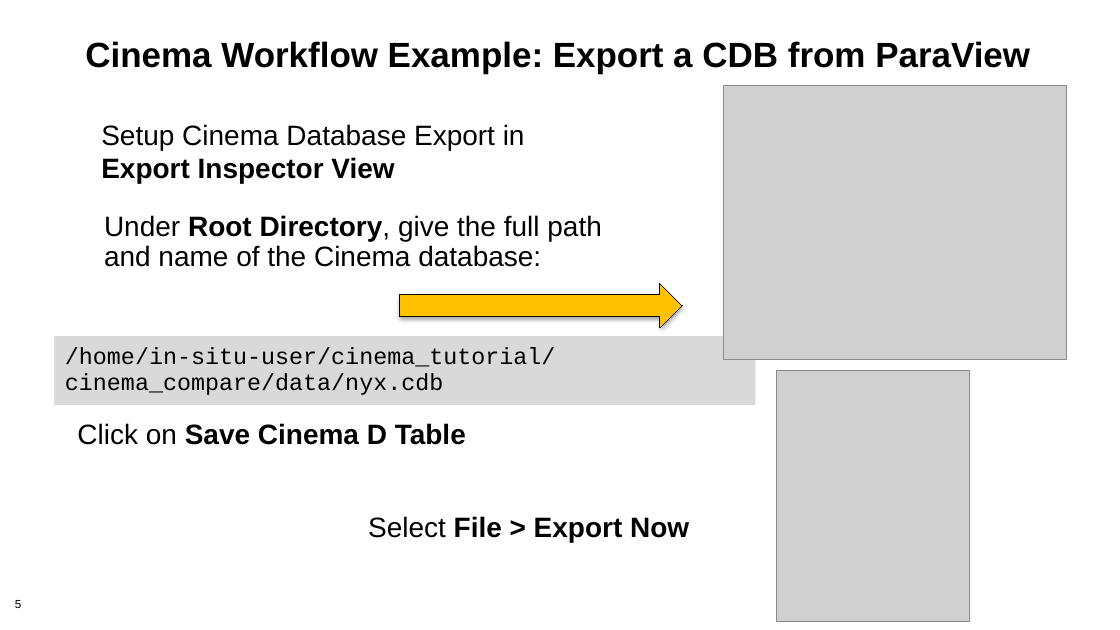
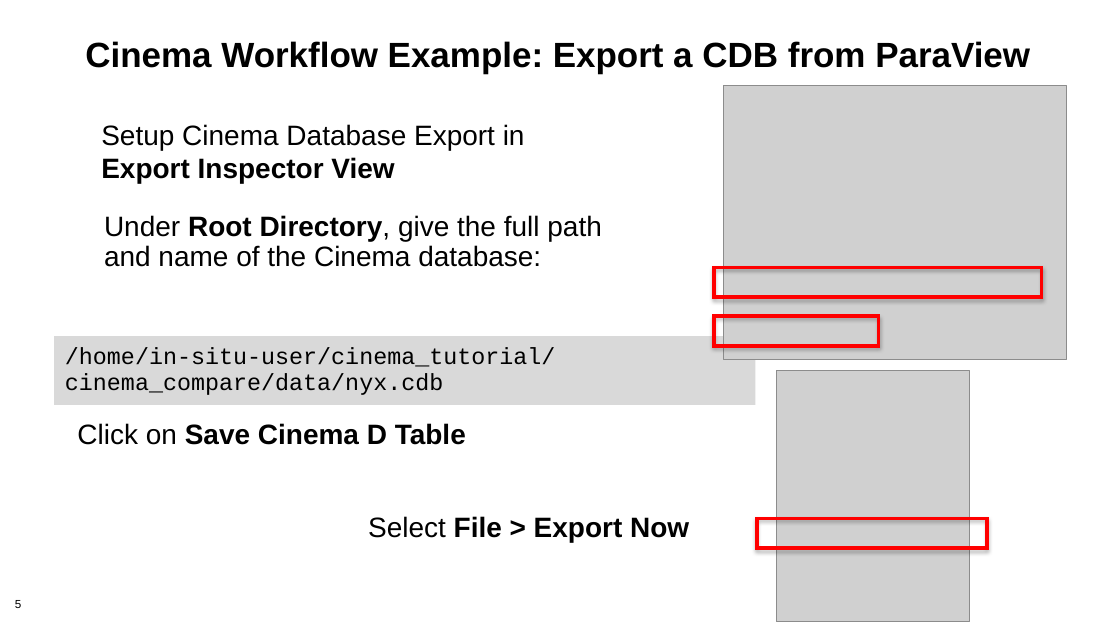
Before and after one commit to cinemascience/cinema_tutorial_slides, a slide deck: slide 5 of 2019-11_SC19/workflow_powerpoint/Cinema_Workflow_PV_Export.pptx. Drawn at 1120x630 pixels with LibreOffice and Linux fonts; fonts in the diff are those of the drawing; grey boxes stand for pictures; background and template pictures are left out. Boxes give left, top, right and bottom in pixels: in the first picture for what was removed or moved away, otherwise in the second. Text is boxed around its words. In the diff, an @@ line names an element or a change of style, - is before the commit and + after.

```diff
--- a/2019-11_SC19/workflow_powerpoint/Cinema_Workflow_PV_Export.pptx
+++ b/2019-11_SC19/workflow_powerpoint/Cinema_Workflow_PV_Export.pptx
@@ frame added at (713, 266, 1044, 298), fill #FF0000, outline #FF0000 0.75 pt @@
@@ right arrow removed at (400, 283, 682, 328) @@
@@ frame added at (713, 315, 881, 347), fill #FF0000, outline #FF0000 0.75 pt @@
@@ frame added at (755, 518, 988, 549), fill #FF0000, outline #FF0000 0.75 pt @@
```
Also in this commit, not shown: 4 other slides changed.
